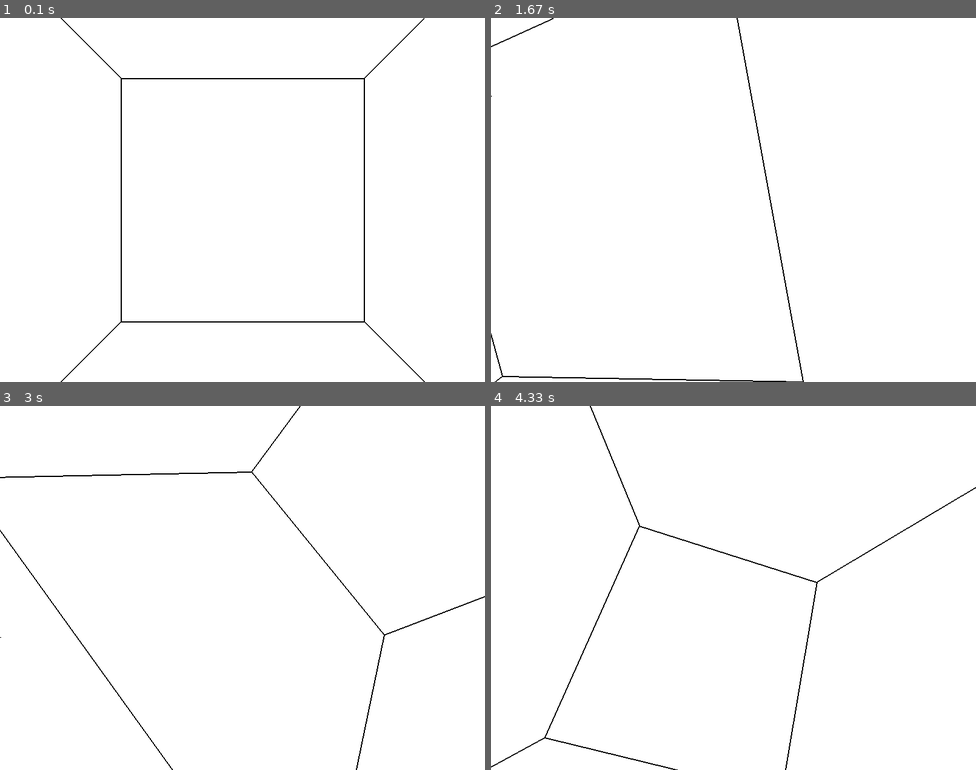
Above: before the commit, frames 1-4 (two rows, left to right).
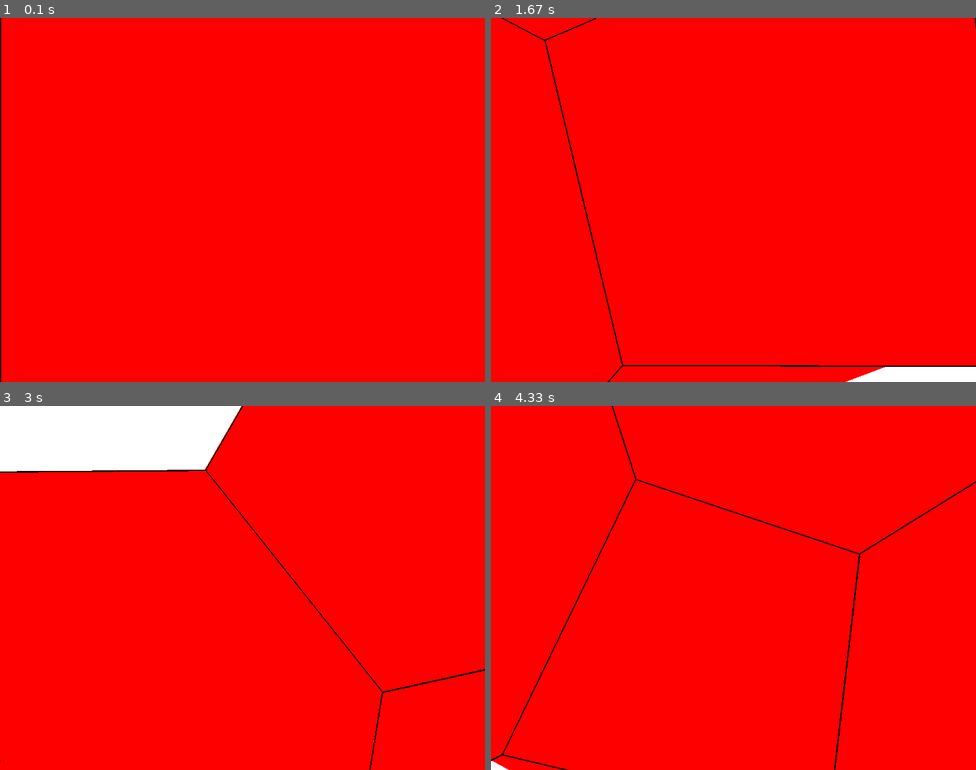
Above: after the commit, the same moments.

Repository: KuzyWoozy/private-pygame-3D-renderer
Game: pygame game, started from main.py
Same seed, same stepped clock (60 frames per second), same inputs: the game is played once before the commit and once after it.
Inputs:
- Up to frame 1 (0.1 s): no input
- Up to frame 2 (1.67 s): hold D 0.33-0.8 s; hold A 0.83-1.13 s; tap Z at 0.9, 1.23, 1.53 s; tap X at 0.98 s; hold D 1.17-1.63 s; tap E at 1.32 s
- Up to frame 3 (3 s): hold A 1.67-2.2 s; tap Z at 1.73, 2.03, 2.3, 2.63, 2.93 s; hold S 2.23-2.53 s; tap X at 2.38 s; hold A 2.57-2.97 s; tap E at 2.72 s
- Up to frame 4 (4.33 s): hold W 3-3.37 s; tap Z at 3.07, 3.47, 3.77, 4.13 s; hold D 3.4-4.03 s; tap X at 3.55 s; hold A from 4.07 s (still down); tap E at 4.22 s

The runs differ from the first frame. In frame 1, 100% of the frame differs, in the area x 0-100%, y 0-100%; in frame 2, 99%; in frame 3, 92%; in frame 4, 100%.

Commit message:
Added support for rendering planes too, experiencing some issues with performance however

Diff:
--- a/Entity.py
+++ b/Entity.py
@@ -1,7 +1,7 @@
 import pygame as pg
 import numpy as np
 from abc import ABC, abstractmethod
-from typing import Tuple
+from typing import Tuple, List
 from Config import *
 
 # Convert to radians
@@ -35,89 +35,95 @@
         self.dots += np.array([x_dist, y_dist, z_dist])
 
     @staticmethod
-    def cull(edges: np.ndarray) -> np.ndarray:
+    def cull(planes: List[np.ndarray]) -> List[np.ndarray]:
         # Gets rid of insignificant edges
-        edges = edges[np.logical_or(edges[:, 0, 2] > 0, edges[:, 1, 2] > 0)]
-
-        # XY plane
-        xy_mask_p = edges[:, 0, 2] < 0
-        if (edges[xy_mask_p].size > 0):
-            P = edges[xy_mask_p, 0]
-            Q = edges[xy_mask_p, 1]
-            PQ_diff = P-Q
-            edges[xy_mask_p, 0] = (PQ_diff * np.expand_dims(-Q.dot(XY_NORMAL)/PQ_diff.dot(XY_NORMAL), 0).transpose() + Q)
-            edges[xy_mask_p, 0, 2] = 0
-
-        xy_mask_q = edges[:, 1, 2] < 0
-        if (edges[xy_mask_q].size > 0):
-            P = edges[xy_mask_q, 0]
-            Q = edges[xy_mask_q, 1]
-            PQ_diff = P-Q
-            edges[xy_mask_q, 1] = (PQ_diff * np.expand_dims(-Q.dot(XY_NORMAL)/PQ_diff.dot(XY_NORMAL), 0).transpose() + Q)
-            edges[xy_mask_q, 1, 2] = 0
-
-        # Right
-        right_mask_p: np.ndarray = np.logical_and(edges[:, 0, 2] == 0, edges[:, 0, 0] >= 0)
-        if (edges[right_mask_p].size > 0):
-            P = edges[right_mask_p, 0]
-            Q = edges[right_mask_p, 1]
-            PQ_diff = P-Q
-            edges[right_mask_p, 0] = (PQ_diff * np.expand_dims(-Q.dot(FOV_HOR_RIGHT_NORMAL)/PQ_diff.dot(FOV_HOR_RIGHT_NORMAL), 0).transpose() + Q)
-
-        right_mask_q: np.ndarray = np.logical_and(edges[:, 1, 2] == 0, edges[:, 1, 0] >= 0)
-        if (edges[right_mask_q].size > 0):
-            P = edges[right_mask_q, 0]
-            Q = edges[right_mask_q, 1]
-            PQ_diff = P-Q
-            edges[right_mask_q, 1] = (PQ_diff * np.expand_dims(-Q.dot(FOV_HOR_RIGHT_NORMAL)/PQ_diff.dot(FOV_HOR_RIGHT_NORMAL), 0).transpose() + Q)
-
-        # Left
-        left_mask_p: np.ndarray = np.logical_and(edges[:, 0, 2] == 0, edges[:, 0, 0] < 0)
-        if (edges[left_mask_p].size > 0):
-            P = edges[left_mask_p, 0]
-            Q = edges[left_mask_p, 1]
-            PQ_diff = P-Q
-            edges[left_mask_p, 0] = (PQ_diff * np.expand_dims(-Q.dot(FOV_HOR_LEFT_NORMAL)/PQ_diff.dot(FOV_HOR_LEFT_NORMAL), 0).transpose() + Q)
-
-        left_mask_q: np.ndarray = np.logical_and(edges[:, 1, 2] == 0, edges[:, 1, 0] < 0)
-        if (edges[left_mask_q].size > 0):
-            P = edges[left_mask_q, 0]
-            Q = edges[left_mask_q, 1]
-            PQ_diff = P-Q
-            edges[left_mask_q, 1] = (PQ_diff * np.expand_dims(-Q.dot(FOV_HOR_LEFT_NORMAL)/PQ_diff.dot(FOV_HOR_LEFT_NORMAL), 0).transpose() + Q)
-
-        # Up
-        up_mask_p: np.ndarray = np.logical_and(edges[:, 0, 2] == 0, edges[:, 0, 1] >= 0)
-        if (edges[up_mask_p].size > 0):
-            P = edges[up_mask_p, 0]
-            Q = edges[up_mask_p, 1]
-            PQ_diff = P-Q
-            edges[up_mask_p, 0] = (PQ_diff * np.expand_dims(-Q.dot(FOV_VERT_UP_NORMAL)/PQ_diff.dot(FOV_VERT_UP_NORMAL), 0).transpose() + Q)
-
-
-        up_mask_q: np.ndarray = np.logical_and(edges[:, 1, 2] == 0, edges[:, 1, 1] >= 0)
-        if (edges[up_mask_q].size > 0):
-            P = edges[up_mask_q, 0]
-            Q = edges[up_mask_q, 1]
-            PQ_diff = P-Q
-            edges[up_mask_q, 1] = (PQ_diff * np.expand_dims(-Q.dot(FOV_VERT_UP_NORMAL)/PQ_diff.dot(FOV_VERT_UP_NORMAL), 0).transpose() + Q)
-
-        # Down
-        down_mask_p: np.ndarray =  np.logical_and(edges[:, 0, 2] == 0, edges[:, 0, 1] < 0)
-        if (edges[down_mask_p].size > 0):
-            P = edges[down_mask_p, 0]
-            Q = edges[down_mask_p, 1]
-            PQ_diff = P-Q
-            edges[down_mask_p, 0] = (PQ_diff * np.expand_dims(-Q.dot(FOV_VERT_DOWN_NORMAL)/PQ_diff.dot(FOV_VERT_DOWN_NORMAL), 0).transpose() + Q)
-
-        down_mask_q: np.ndarray =  np.logical_and(edges[:, 1, 2] == 0, edges[:, 1, 1] < 0)
-        if (edges[down_mask_q].size > 0):
-            P = edges[down_mask_q, 0]
-            Q = edges[down_mask_q, 1]
-            PQ_diff = P-Q
-            edges[down_mask_q, 1] = (PQ_diff * np.expand_dims(-Q.dot(FOV_VERT_DOWN_NORMAL)/PQ_diff.dot(FOV_VERT_DOWN_NORMAL), 0).transpose() + Q)
-
-        return edges
+
+        culled_planes = []
+        for edges in planes:
+
+            edges = edges[np.logical_or(edges[:, 0, 2] > 0, edges[:, 1, 2] > 0)]
+            # XY plane
+            xy_mask_p = edges[:, 0, 2] < 0
+            if (edges[xy_mask_p].size > 0):
+                P = edges[xy_mask_p, 0]
+                Q = edges[xy_mask_p, 1]
+                PQ_diff = P-Q
+                edges[xy_mask_p, 0] = (PQ_diff * np.expand_dims(-Q.dot(XY_NORMAL)/PQ_diff.dot(XY_NORMAL), 0).transpose() + Q)
+                edges[xy_mask_p, 0, 2] = 0
+
+            xy_mask_q = edges[:, 1, 2] < 0
+            if (edges[xy_mask_q].size > 0):
+                P = edges[xy_mask_q, 0]
+                Q = edges[xy_mask_q, 1]
+                PQ_diff = P-Q
+                edges[xy_mask_q, 1] = (PQ_diff * np.expand_dims(-Q.dot(XY_NORMAL)/PQ_diff.dot(XY_NORMAL), 0).transpose() + Q)
+                edges[xy_mask_q, 1, 2] = 0
+
+            # Right
+            right_mask_p: np.ndarray = np.logical_and(edges[:, 0, 2] == 0, edges[:, 0, 0] >= 0)
+            if (edges[right_mask_p].size > 0):
+                P = edges[right_mask_p, 0]
+                Q = edges[right_mask_p, 1]
+                PQ_diff = P-Q
+                edges[right_mask_p, 0] = (PQ_diff * np.expand_dims(-Q.dot(FOV_HOR_RIGHT_NORMAL)/PQ_diff.dot(FOV_HOR_RIGHT_NORMAL), 0).transpose() + Q)
+
+            right_mask_q: np.ndarray = np.logical_and(edges[:, 1, 2] == 0, edges[:, 1, 0] >= 0)
+            if (edges[right_mask_q].size > 0):
+                P = edges[right_mask_q, 0]
+                Q = edges[right_mask_q, 1]
+                PQ_diff = P-Q
+                edges[right_mask_q, 1] = (PQ_diff * np.expand_dims(-Q.dot(FOV_HOR_RIGHT_NORMAL)/PQ_diff.dot(FOV_HOR_RIGHT_NORMAL), 0).transpose() + Q)
+
+            # Left
+            left_mask_p: np.ndarray = np.logical_and(edges[:, 0, 2] == 0, edges[:, 0, 0] < 0)
+            if (edges[left_mask_p].size > 0):
+                P = edges[left_mask_p, 0]
+                Q = edges[left_mask_p, 1]
+                PQ_diff = P-Q
+                edges[left_mask_p, 0] = (PQ_diff * np.expand_dims(-Q.dot(FOV_HOR_LEFT_NORMAL)/PQ_diff.dot(FOV_HOR_LEFT_NORMAL), 0).transpose() + Q)
+
+            left_mask_q: np.ndarray = np.logical_and(edges[:, 1, 2] == 0, edges[:, 1, 0] < 0)
+            if (edges[left_mask_q].size > 0):
+                P = edges[left_mask_q, 0]
+                Q = edges[left_mask_q, 1]
+                PQ_diff = P-Q
+                edges[left_mask_q, 1] = (PQ_diff * np.expand_dims(-Q.dot(FOV_HOR_LEFT_NORMAL)/PQ_diff.dot(FOV_HOR_LEFT_NORMAL), 0).transpose() + Q)
+
+            # Up
+            up_mask_p: np.ndarray = np.logical_and(edges[:, 0, 2] == 0, edges[:, 0, 1] >= 0)
+            if (edges[up_mask_p].size > 0):
+                P = edges[up_mask_p, 0]
+                Q = edges[up_mask_p, 1]
+                PQ_diff = P-Q
+                edges[up_mask_p, 0] = (PQ_diff * np.expand_dims(-Q.dot(FOV_VERT_UP_NORMAL)/PQ_diff.dot(FOV_VERT_UP_NORMAL), 0).transpose() + Q)
+
+
+            up_mask_q: np.ndarray = np.logical_and(edges[:, 1, 2] == 0, edges[:, 1, 1] >= 0)
+            if (edges[up_mask_q].size > 0):
+                P = edges[up_mask_q, 0]
+                Q = edges[up_mask_q, 1]
+                PQ_diff = P-Q
+                edges[up_mask_q, 1] = (PQ_diff * np.expand_dims(-Q.dot(FOV_VERT_UP_NORMAL)/PQ_diff.dot(FOV_VERT_UP_NORMAL), 0).transpose() + Q)
+
+            # Down
+            down_mask_p: np.ndarray =  np.logical_and(edges[:, 0, 2] == 0, edges[:, 0, 1] < 0)
+            if (edges[down_mask_p].size > 0):
+                P = edges[down_mask_p, 0]
+                Q = edges[down_mask_p, 1]
+                PQ_diff = P-Q
+                edges[down_mask_p, 0] = (PQ_diff * np.expand_dims(-Q.dot(FOV_VERT_DOWN_NORMAL)/PQ_diff.dot(FOV_VERT_DOWN_NORMAL), 0).transpose() + Q)
+
+            down_mask_q: np.ndarray =  np.logical_and(edges[:, 1, 2] == 0, edges[:, 1, 1] < 0)
+            if (edges[down_mask_q].size > 0):
+                P = edges[down_mask_q, 0]
+                Q = edges[down_mask_q, 1]
+                PQ_diff = P-Q
+                edges[down_mask_q, 1] = (PQ_diff * np.expand_dims(-Q.dot(FOV_VERT_DOWN_NORMAL)/PQ_diff.dot(FOV_VERT_DOWN_NORMAL), 0).transpose() + Q)
+
+            if edges.shape[0] > 0:
+                culled_planes.append(edges)
+
+        return culled_planes
 
     @abstractmethod
     def rotate(self, x_rot: float, y_rot: float, z_rot: float) -> None:
@@ -137,14 +143,14 @@
         self.edge_width: int = 2
 
         self.dots: np.ndarray = np.array([
+                            [-1, -1, -1],
+                            [1, -1, -1],
+                            [1, -1, 1],
+                            [-1, -1, 1],
                             [-1, 1, -1],
                             [1, 1, -1],
                             [1, 1, 1],
-                            [-1, 1, 1],
-                            [-1, -1, -1],
-                            [1, -1, -1],
-                            [1, -1, 1],
-                            [-1, -1, 1]
+                            [-1, 1, 1]
                             ], dtype=np.float64)
 
         self.dots = center + ((self.size/2) * self.dots)
@@ -182,47 +188,33 @@
         if ((dots[:, 2] < 0).all()):
             return
 
-        edges: np.ndarray = np.array([
-                [dots[0], dots[1]],
-                [dots[1], dots[2]],
-                [dots[2], dots[3]],
-                [dots[3], dots[0]],
-                [dots[0], dots[4]],
-                [dots[1], dots[5]],
-                [dots[2], dots[6]],
-                [dots[3], dots[7]],
-                [dots[4], dots[5]],
-                [dots[5], dots[6]],
-                [dots[6], dots[7]],
-                [dots[7], dots[4]],
-                ])
-
-
-        edges = Rectangle.cull(edges)
-
-        edges[:, :, 1] = self.eyeOffset * (edges[:, :, 1]/edges[:, :, 2])
-        edges[:, :, 0] = self.eyeOffset * (edges[:, :, 0]/edges[:, :, 2])
-
-        # Shift origin to pygame position
-        edges[:, :, 1] += SCREEN_SIZE[1]/2
-        edges[:, :, 0] += SCREEN_SIZE[0]/2
-
-        edges = np.delete(edges, 2, axis=-1)
-
-        """
-        planes: np.ndarray = np.array([
-                [edges[0, 0], edges[1, 0], edges[5, 0], edges[4, 0]],
-                [edges[1, 0], edges[2, 0], edges[6, 0], edges[5, 0]],
-                [],
-                [dots[1], dots[5], dots[6], dots[2]],
-                [dots[2], dots[6], dots[7], dots[3]],
-                [dots[3], dots[7], dots[4], dots[0]],
-                ])
-
+        planes: List[np.ndarray] = [
+                                    np.array([[dots[0], dots[1]], [dots[1], dots[5]], [dots[5], dots[4]], [dots[4], dots[0]]]),
+                                    np.array([[dots[1], dots[2]], [dots[2], dots[6]], [dots[6], dots[5]], [dots[5], dots[1]]]),
+                                    np.array([[dots[2], dots[3]], [dots[3], dots[7]], [dots[7], dots[6]], [dots[6], dots[2]]]),
+                                    np.array([[dots[3], dots[7]], [dots[7], dots[4]], [dots[4], dots[0]], [dots[0], dots[3]]]),
+                                    np.array([[dots[0], dots[1]], [dots[1], dots[2]], [dots[2], dots[3]], [dots[3], dots[0]]]),
+                                    np.array([[dots[4], dots[5]], [dots[5], dots[6]], [dots[6], dots[7]], [dots[7], dots[4]]])
+                                   ]
+
+        planes = Rectangle.cull(planes)
+
+        new_planes = []
         for plane in planes:
-            pg.draw.polygon(surf, self.colour, plane)
-        """
-
-        for edge in edges:
-            for (p1, p2) in edges:
+            plane[:, :, 1] = self.eyeOffset * (plane[:, :, 1]/plane[:, :, 2])
+            plane[:, :, 0] = self.eyeOffset * (plane[:, :, 0]/plane[:, :, 2])
+
+            # Shift origin to pygame position
+            plane[:, :, 1] += SCREEN_SIZE[1]/2
+            plane[:, :, 0] += SCREEN_SIZE[0]/2
+
+            new_planes.append(np.delete(plane, 2, axis=-1))
+        planes = new_planes
+
+        for plane in planes:
+            pg.draw.polygon(surf, self.colour, np.concatenate(plane))
+
+
+        for plane in planes:
+            for (p1, p2) in plane:
                 pg.draw.line(surf, (0,0,0), p1, p2, width=self.edge_width)
--- a/Environment3D.py
+++ b/Environment3D.py
@@ -44,7 +44,7 @@
 
 
         self.entities = [
-                Rectangle((0,0,100), (200, 200, 200), (0,0,0)),
+                Rectangle((0,0,0), (100, 100, 100), (0,0,0)),
                 #Rectangle((-75,0,100), (50, 50, 50), (0,0,0)),
                 #Rectangle((0,75,100), (50, 50, 50), (0,0,0)),
                 #Rectangle((0,-75,100), (50, 50, 50), (0,0,0)),
